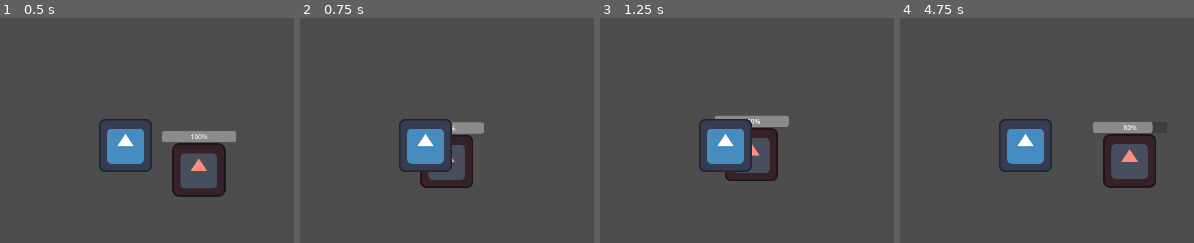
Above: before the commit, frames 1-4 (left to right).
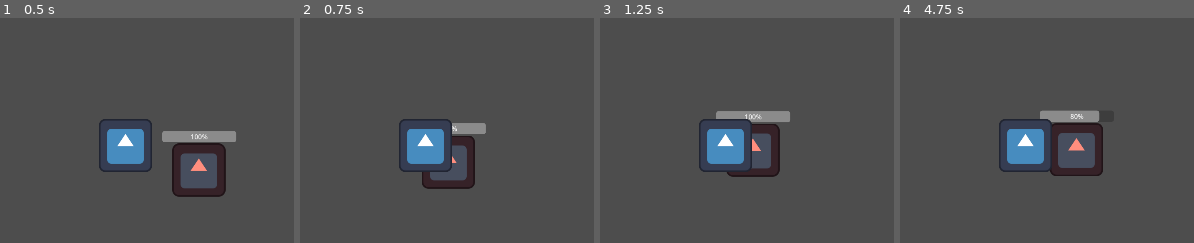
Above: after the commit, the same moments.

Repository: ElanReizas/Adventure_Crawler
Game: Godot game, scene res://Assets/Scenes/test_scene.tscn
The game is run twice, just before and just after one commit, with the same random seed, the same clock (stepped at 60 frames per second) and the same inputs. Before the commit the project has no main scene; this scene is started directly in both runs. The engine's default icon, where the game draws it, is replaced by a stand-in: a white triangle on a blue panel in a dark square.
Inputs (mouse positions are in pixels of both pictures, inside the frame that each line leads up to):
- Up to frame 1 (0.5 s): no input
- Up to frame 2 (0.75 s): move the mouse to (outside the picture) at 0.52 s; hold Right (ui_right) from 0.53 s (still down); tap Shift (dodge, bound only after the commit) at 0.6 s
- Up to frame 3 (1.25 s): keep holding Right (ui_right)
- Up to frame 4 (4.75 s): move the mouse to (outside the picture) at 1.27 s; release Right (ui_right) at 1.28 s; hold Down (ui_down) 1.28-2.03 s; click (outside the picture) at 1.35 s; tap Shift (dodge, bound only after the commit) at 1.55, 2.1, 2.85, 3.8, 4.35 s; move the mouse to (1105, 47) at 2.02 s; hold Right (ui_right) 2.03-2.78 s; move the mouse to (985, 236) at 2.77 s; hold Up (ui_up) 2.78-3.53 s; move the mouse to (outside the picture) at 3.52 s; hold Left (ui_left) from 3.53 s (still down); click (outside the picture) at 3.6 s; move the mouse to (outside the picture) at 4.27 s

Frame 1 is identical in both runs. In frame 2, 0.5% of the frame differs, in the area x 40-64%, y 46-76%; in frame 3, 1.9%; in frame 4, 6.6%, in the area x 47-88%, y 41-76%.

Commit message:
implement player roll functionality

Diff:
--- a/Assets/Scripts/player.gd
+++ b/Assets/Scripts/player.gd
@@ -3,6 +3,14 @@
 class_name Player
 
 @export var speed: int = 400
+@export var dodge_speed: int = 800
+@export var dodge_time: float = 0.5
+var current_dodge_time: float = 0
+@export var dodge_duplicate_time: float = 0.05
+var current_dodge_duplicate_time: float = 0
+@export var duplicate_life_time: float = 0.3
+var is_dodging = false
+
 @export var melee_attack_range: int = 200
 @export var attack_damage: int = 10
 
@@ -22,13 +30,37 @@
 	input_vector.y = Input.get_action_strength("ui_down") - Input.get_action_strength("ui_up")
 	input_vector = input_vector.normalized()
 
-	if input_vector:
+	if !is_dodging && Input.is_action_just_pressed("dodge"):
+		is_dodging = true
+		current_dodge_time = 0
+
+		if input_vector == Vector2.ZERO:
+			velocity = Vector2.LEFT * dodge_speed
+		else:
+			velocity = input_vector * dodge_speed
+	if is_dodging:
+		current_dodge_time += _delta
+
+		velocity = velocity.lerp(Vector2.ZERO, 0.1)
+
+		if current_dodge_time >= dodge_time:
+			is_dodging = false
+	elif input_vector != Vector2.ZERO:
 		velocity = input_vector * speed
 	else:
-		velocity = input_vector
+		velocity = Vector2.ZERO
+
+
+
+
+
+
 	move_and_slide()
 	if Input.is_action_just_pressed("attack"):
 		attack()
+
+
+
 
 func attack():
 		for enemy in get_tree().get_nodes_in_group("enemies"):
--- a/project.godot
+++ b/project.godot
@@ -11,6 +11,7 @@
 [application]
 
 config/name="AdventureCrawler"
+run/main_scene="uid://1t0f56i7b5xy"
 config/features=PackedStringArray("4.5", "Forward Plus")
 config/icon="res://icon.svg"
 
@@ -58,3 +59,8 @@
 "events": [Object(InputEventMouseButton,"resource_local_to_scene":false,"resource_name":"","device":-1,"window_id":0,"a …(258 unchanged characters)…
 ]
 }
+dodge={
+"deadzone": 0.2,
+"events": [Object(InputEventKey,"resource_local_to_scene":false,"resource_name":"","device":0,"window_id":0,"alt_pressed":false,"shift_pressed":false,"ctrl_pressed":false,"meta_pressed":false,"pressed":false,"keycode":0,"physical_keycode":4194325,"key_label":0,"unicode":0,"location":0,"echo":false,"script":null)
+]
+}
